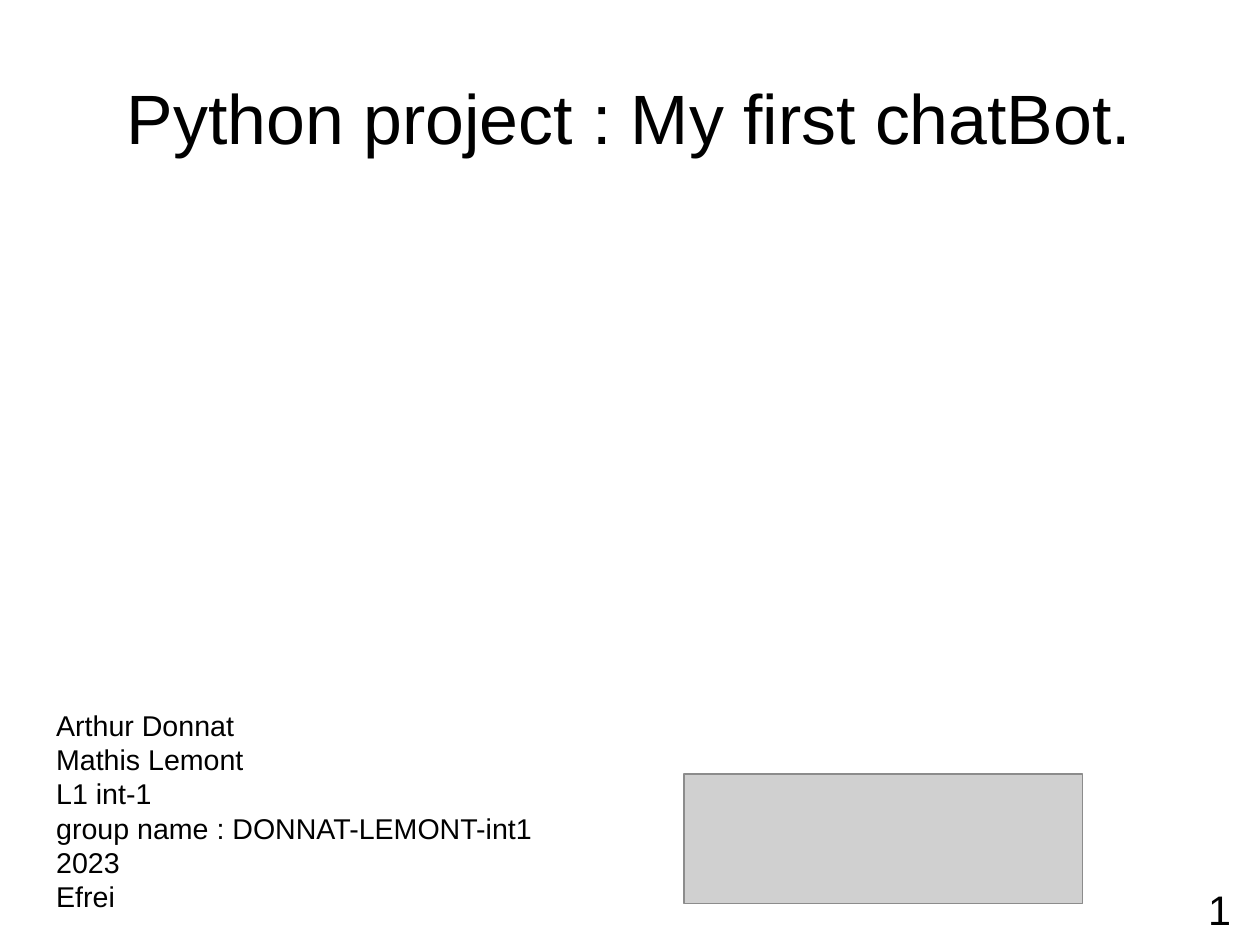
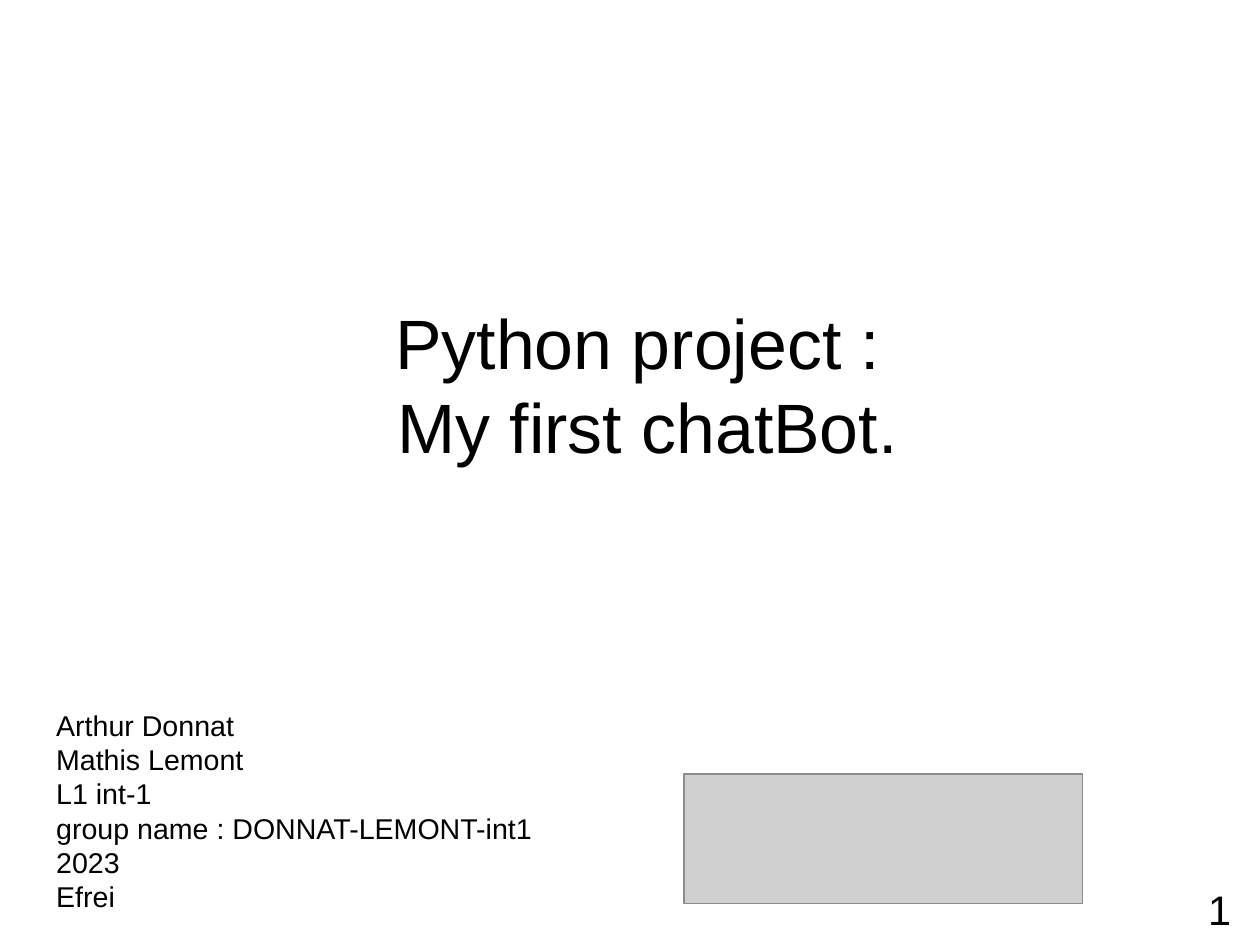
Before and after one commit to Miner205/pychatbot-DONNAT-LEMONT-int1, a slide deck: slide 1 of The report.odp. Drawn at 1260x945 pixels with LibreOffice and Linux fonts; fonts in the diff are those of the drawing; grey boxes stand for pictures. Boxes give left, top, right and bottom in pixels: in the first picture for what was removed or moved away, otherwise in the second. Text is boxed around its words. In the diff, an @@ line names an element or a change of style, - is before the commit and + after.

```diff
--- a/The report.odp
+++ b/The report.odp
@@ title "Python project : My first ..." rewrapped from bbox=[127, 93, 1131, 157] to bbox=[395, 318, 898, 467] @@
```
Also in this commit, not shown: 2 other slides changed, 2 slides added, 2 slides removed, 2 other files.
